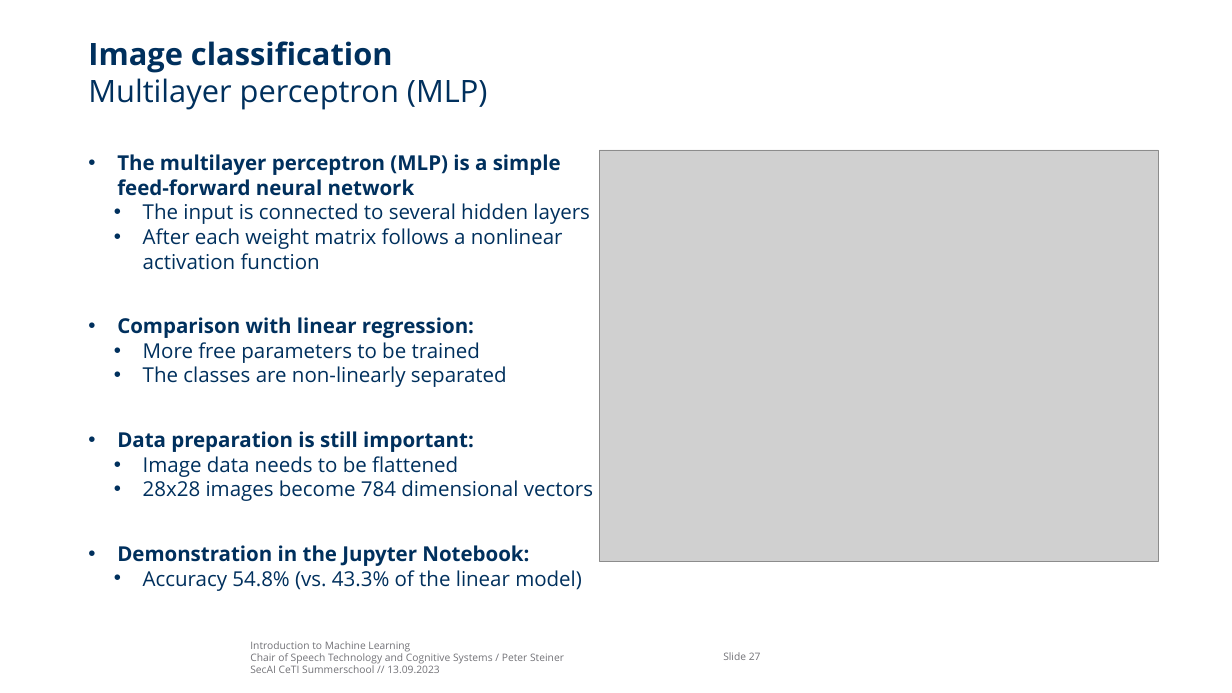
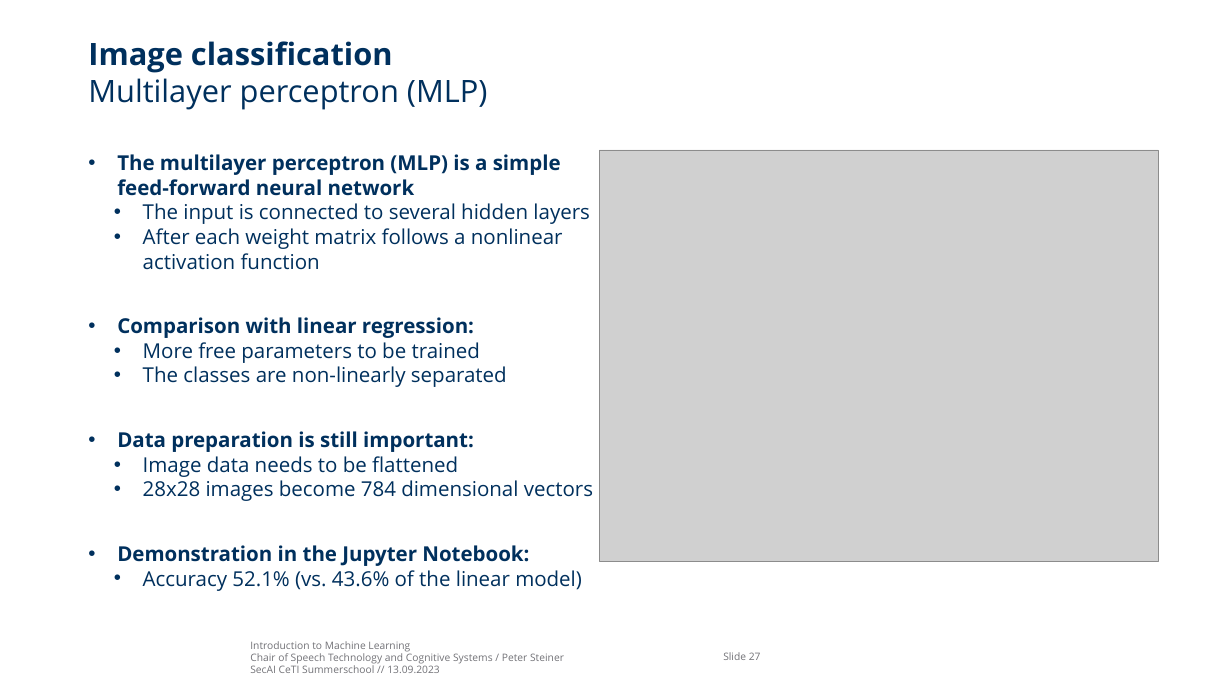
Before and after one commit to TUD-STKS/SECAI-Summer-School, a slide deck: slide 27 of Introduction to Machine Learning.pptx. Drawn at 1232x693 pixels with LibreOffice and Linux fonts; fonts in the diff are those of the drawing; grey boxes stand for pictures; background and template pictures are left out. Boxes give left, top, right and bottom in pixels: in the first picture for what was removed or moved away, otherwise in the second. Text is boxed around its words. In the diff, an @@ line names an element or a change of style, - is before the commit and + after.

Commit message:
- Commented the Jupyter Notebook. - Added more models - Added result plots (exemplary) - Added abstract and presentation.

```diff
--- a/Introduction to Machine Learning.pptx
+++ b/Introduction to Machine Learning.pptx
@@ text at (143,570,582,591): text changed @@
-    • Accuracy 54.8% (vs. 43.3% of the linear model)
+    • Accuracy 52.1% (vs. 43.6% of the linear model)
```
Also in this commit, not shown: 10 other slides changed, 17 other files.
